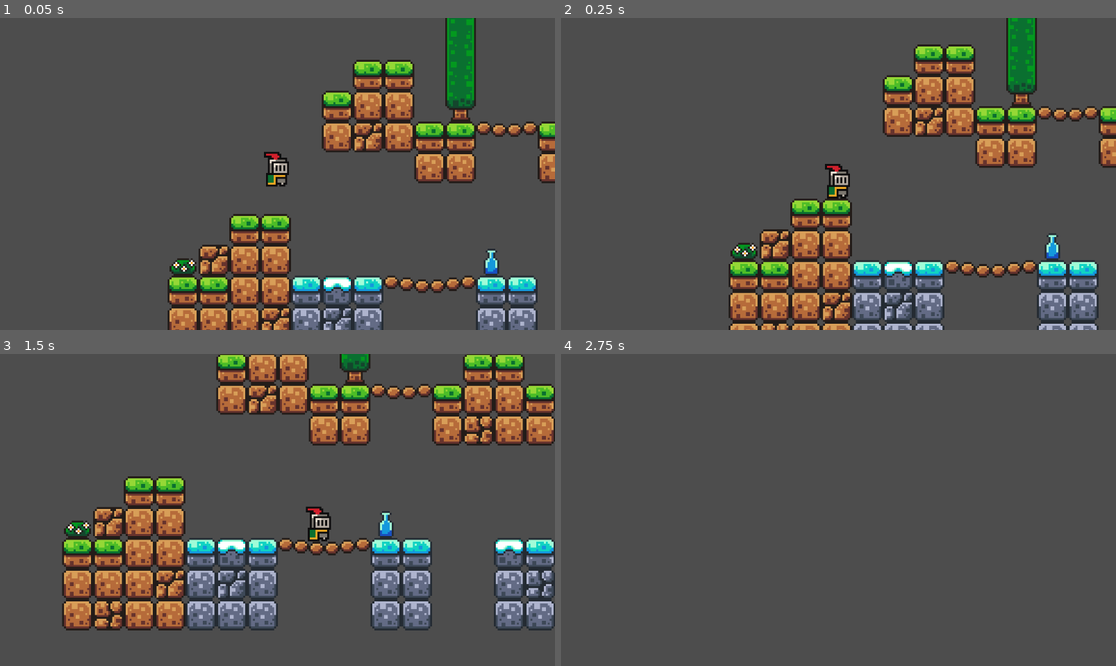
Above: before the commit, frames 1-4 (two rows, left to right).
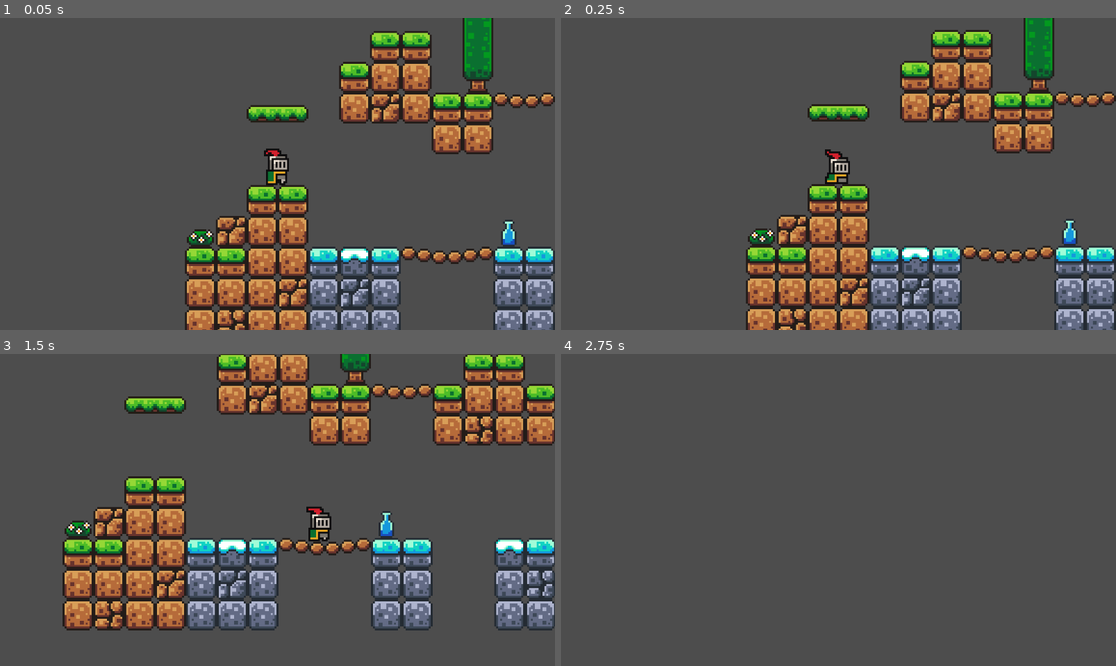
Above: after the commit, the same moments.

Repository: mattbjordan/brackeys-2d-platformer
Game: Godot game, scene res://scenes/game.tscn
Two runs of this game, one before a commit and one after it. Both use one fixed random seed, a clock stepped at 60 frames per second and the inputs below.
Inputs:
- Up to frame 1 (0.05 s): no input
- Up to frame 2 (0.25 s): no input
- Up to frame 3 (1.5 s): tap Enter (ui_accept) at 0.5, 0.77 s; hold Right (ui_right) from 0.53 s (still down)
- Up to frame 4 (2.75 s): tap Enter (ui_accept) at 1.52 s; release Right (ui_right) at 2.03 s; hold Left (ui_left) from 2.03 s (still down)

The runs differ from the first frame. In frame 1, 28% of the frame differs, in the area x 30-100%, y 0-100%; in frame 2, 29%; in frame 3, 4.8%; in frame 4, nothing differs.

Commit message:
platforms

Diff:
--- a/game/scenes/game.tscn
+++ b/game/scenes/game.tscn
@@ -1,7 +1,8 @@
-[gd_scene load_steps=5 format=3 uid="uid://0hpkrko3oeuw"]
+[gd_scene load_steps=9 format=3 uid="uid://0hpkrko3oeuw"]
 
 [ext_resource type="PackedScene" uid="uid://bmhooxol17g3c" path="res://scenes/player.tscn" id="1_p2jpo"]
 [ext_resource type="Texture2D" uid="uid://drloam6lev34a" path="res://assets/sprites/world_tileset.png" id="2_lhyru"]
+[ext_resource type="PackedScene" uid="uid://cwffldl4ws0rn" path="res://scenes/platform.tscn" id="3_35v5x"]
 
 [sub_resource type="TileSetAtlasSource" id="TileSetAtlasSource_jnpy4"]
 texture = ExtResource("2_lhyru")
@@ -407,17 +408,70 @@
 physics_layer_0/collision_layer = 1
 sources/0 = SubResource("TileSetAtlasSource_jnpy4")
 
+[sub_resource type="Animation" id="Animation_0c1kq"]
+resource_name = "move"
+length = 1.5
+loop_mode = 2
+step = 1.0
+tracks/0/type = "value"
+tracks/0/imported = false
+tracks/0/enabled = true
+tracks/0/path = NodePath(".:position")
+tracks/0/interp = 1
+tracks/0/loop_wrap = true
+tracks/0/keys = {
+"times": PackedFloat32Array(0, 1.5),
+"transitions": PackedFloat32Array(1, 1),
+"update": 0,
+"values": [Vector2(352, 52), Vector2(448, 52)]
+}
+
+[sub_resource type="Animation" id="Animation_71tp0"]
+length = 0.001
+tracks/0/type = "value"
+tracks/0/imported = false
+tracks/0/enabled = true
+tracks/0/path = NodePath(".:position")
+tracks/0/interp = 1
+tracks/0/loop_wrap = true
+tracks/0/keys = {
+"times": PackedFloat32Array(0),
+"transitions": PackedFloat32Array(1),
+"update": 0,
+"values": [Vector2(352, 52)]
+}
+
+[sub_resource type="AnimationLibrary" id="AnimationLibrary_8fs5y"]
+_data = {
+"RESET": SubResource("Animation_71tp0"),
+"move": SubResource("Animation_0c1kq")
+}
+
 [node name="Game" type="Node2D"]
 
 [node name="TileMap" type="TileMap" parent="."]
 tile_set = SubResource("TileSet_hkoo1")
 format = 2
-layer_0/tile_data = PackedInt32Array(196608, 0, 0, 196609, 0 …(1054 unchanged characters)… , 196627, 262144, 0, 196628, 262144, 0, 196635, 131072, 2, 196636, 131072, 0, 262171, 131072, 1, 327707, 131072, 1, 327708, 131072, 1, 393244, 131072, 1, 458780, 131072, 1, 458779, 131072, 1, 458781, 131072, 1, 458782, 131072, 1, 393246, 131072, 1, 393245, 131072, 1, 327710, 131072, 1, 262172, 196608, 0, 327709, 196608, 1, 393243, 196608, 1, 262164, 262144, 1, 262163, 262144, 1, 327699, 262144, 1, 327700, 262144, 1, 393235, 262144, 1, 458771, 262144, 1, 458772, 262144, 1, 262162, 262144, 1, 262161, 262144, 1, 196625, 262144, 1, 196624, 262144, 1, 131088, 262144, 1, 131087, 262144, 1, 131086, 262144, 1, 393236, 327680, 0, 327679, 65536, 0, -65529, 0, 5, -131065, 0, 4, -196601, 0, 4, -262137, 0, 3, 327678, 65536, 6, 262152, 0, 8, 16, 327680, 5, -65520, 327680, 4, -131056, 327680, 3, 15, 524288, 6, 131090, 327680, 8, 262173, 393216, 7)
+layer_0/tile_data = PackedInt32Array(196608, 0, 0, 196609, 0 …(1054 unchanged characters)… , 196627, 262144, 0, 196628, 262144, 0, 262164, 262144, 1, 262163, 262144, 1, 327699, 262144, 1, 327700, 262144, 1, 393235, 262144, 1, 458771, 262144, 1, 458772, 262144, 1, 262162, 262144, 1, 262161, 262144, 1, 196625, 262144, 1, 196624, 262144, 1, 131088, 262144, 1, 131087, 262144, 1, 131086, 262144, 1, 393236, 327680, 0, 327679, 65536, 0, -65529, 0, 5, -131065, 0, 4, -196601, 0, 4, -262137, 0, 3, 327678, 65536, 6, 262152, 0, 8, 16, 327680, 5, -65520, 327680, 4, -131056, 327680, 3, 15, 524288, 6, 131090, 327680, 8, 262173, 131072, 1, 327709, 131072, 1, 393245, 196608, 1, 458781, 131072, 1, 327710, 131072, 1, 393246, 131072, 1, 458782, 131072, 1, 196637, 131072, 2, 196638, 131072, 0, 262174, 196608, 0, 262175, 393216, 7, 327711, 196608, 1, 393247, 131072, 1, 458783, 131072, 1, 327712, 131072, 1, 393248, 131072, 1, 458784, 131072, 1)
 
 [node name="Player" parent="." instance=ExtResource("1_p2jpo")]
-position = Vector2(25, 32)
+position = Vector2(16, 47)
 
 [node name="Camera2D" type="Camera2D" parent="Player"]
 position = Vector2(0, -5)
 zoom = Vector2(4, 4)
+process_callback = 0
 position_smoothing_enabled = true
+
+[node name="Platform" parent="." instance=ExtResource("3_35v5x")]
+position = Vector2(16, 11)
+
+[node name="Platform2" parent="." instance=ExtResource("3_35v5x")]
+position = Vector2(352, 52)
+
+[node name="AnimationPlayer" type="AnimationPlayer" parent="Platform2"]
+active = false
+libraries = {
+"": SubResource("AnimationLibrary_8fs5y")
+}
+autoplay = "move"
--- /dev/null
+++ b/game/scenes/platform.tscn
@@ -0,0 +1,17 @@
+[gd_scene load_steps=3 format=3 uid="uid://cwffldl4ws0rn"]
+
+[ext_resource type="Texture2D" uid="uid://b8ri0javjxdne" path="res://assets/sprites/platforms.png" id="1_q7osj"]
+
+[sub_resource type="RectangleShape2D" id="RectangleShape2D_faoaq"]
+size = Vector2(32, 8)
+
+[node name="Platform" type="AnimatableBody2D"]
+
+[node name="Sprite2D" type="Sprite2D" parent="."]
+texture = ExtResource("1_q7osj")
+region_enabled = true
+region_rect = Rect2(16, 0, 32, 9)
+
+[node name="CollisionShape2D" type="CollisionShape2D" parent="."]
+shape = SubResource("RectangleShape2D_faoaq")
+one_way_collision = true
--- a/game/scenes/player.tscn
+++ b/game/scenes/player.tscn
@@ -43,6 +43,7 @@
 radius = 5.0
 
 [node name="Player" type="CharacterBody2D"]
+z_index = 5
 script = ExtResource("1_j3up1")
 
 [node name="AnimatedSprite2D" type="AnimatedSprite2D" parent="."]
@@ -50,7 +51,7 @@
 sprite_frames = SubResource("SpriteFrames_qyoim")
 animation = &"idle"
 autoplay = "idle"
-frame_progress = 0.501188
+frame_progress = 0.413
 
 [node name="CollisionShape2D" type="CollisionShape2D" parent="."]
 position = Vector2(0, -5)
